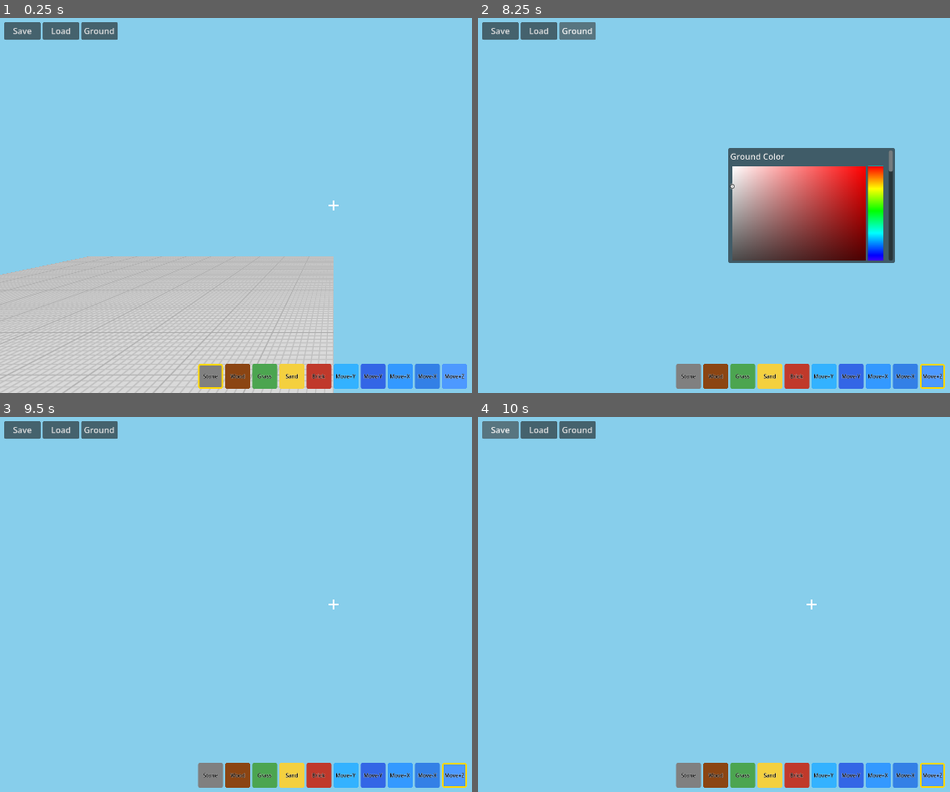
Above: before the commit, frames 1-4 (two rows, left to right).
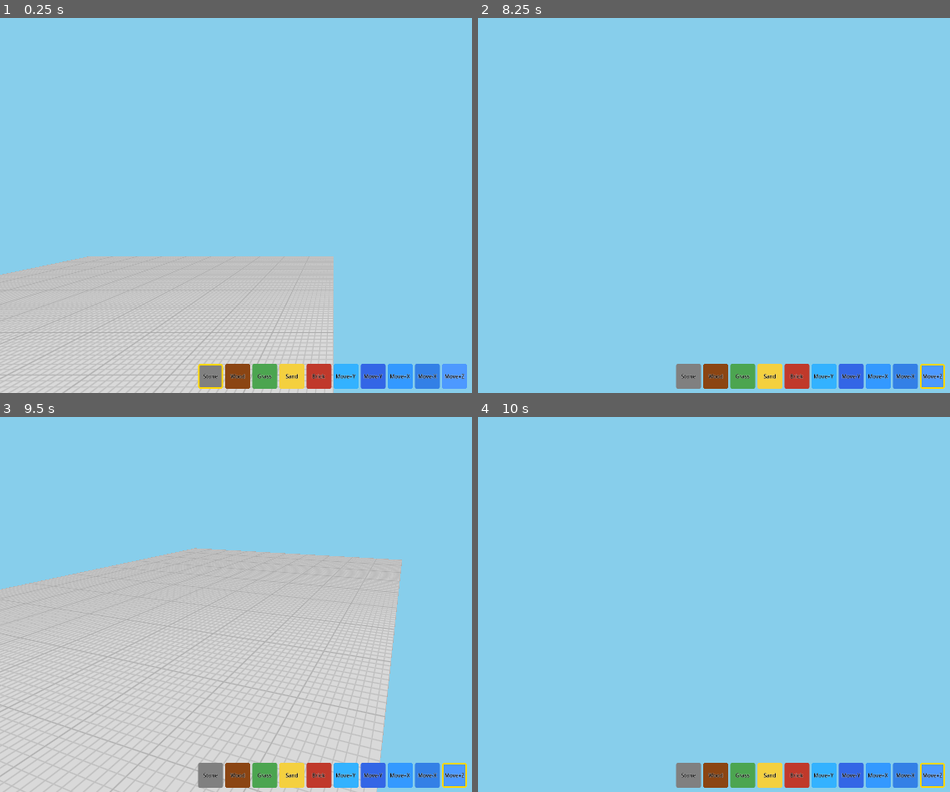
Above: after the commit, the same moments.

Repository: shbshc/building-game
Game: Godot game, scene res://scenes/main.tscn
Two runs of this game, one before a commit and one after it. Both use one fixed random seed, a clock stepped at 60 frames per second and the inputs below.
Inputs (mouse positions are in pixels of both pictures, inside the frame that each line leads up to):
- Up to frame 1 (0.25 s): no input
- Up to frame 2 (8.25 s): click "Stone" at 0.5 s; click "Wood" at 1.25 s; click "Grass" at 2 s; click "Sand" at 2.75 s; click "Brick" at 3.5 s; click "Move+Y" at 4.25 s; click "Move-Y" at 5 s; click "Move+X" at 5.75 s; click "Move-X" at 6.5 s; click "Move+Z" at 7.25 s; click (577, 29) at 8 s, where only the run before the commit has a clickable "Ground"
- Up to frame 3 (9.5 s): click (259, 705) at 8.77 s
- Up to frame 4 (10 s): click (501, 428) at 9.5 s, where only the run before the commit has a clickable "Save"

The runs differ from the first frame. In frame 1, 1.1% of the frame differs, in the area x 0-72%, y 1-52%; in frame 2, 12%; in frame 3, 50%, in the area x 0-86%, y 1-100%; in frame 4, 1.1%.
Error after the commit: Parse Error: Used space character for indentation instead of tab as used before in the file. (res://scripts/main.gd:218)

Commit message:
fix: connect color picker to paint panel brush

Diff:
--- a/scripts/main.gd
+++ b/scripts/main.gd
@@ -214,7 +214,8 @@
 			bd.faces[i].material_override.albedo_color = Color.WHITE  # 用贴图覆盖纯色
 	Input.mouse_mode = Input.MOUSE_MODE_CAPTURED
 
-func _on_color_confirmed(color: Color):
+func _get_color_picker_popup():
+    return color_picker_popup
 	$InventoryManager.slot_colors[$InventoryManager.selected_slot] = color
 
 func _on_save_pressed():
--- a/scripts/paint_panel.gd
+++ b/scripts/paint_panel.gd
@@ -42,10 +42,11 @@
 
 
 func _on_open_color_picker():
-    # 复用主场景的调色盘
     var main = get_tree().root.get_node("Main")
-    if main.has_method("open_color_picker"):
-        main.open_color_picker(0)  # 暂用 slot 0 的颜色
+    if main.has_method("_get_color_picker_popup"):
+        var popup = main._get_color_picker_popup()
+        popup.color_confirmed.connect(_on_color_pick, CONNECT_ONE_SHOT)
+        popup.popup_centered()
 
 
 func _init_faces():
